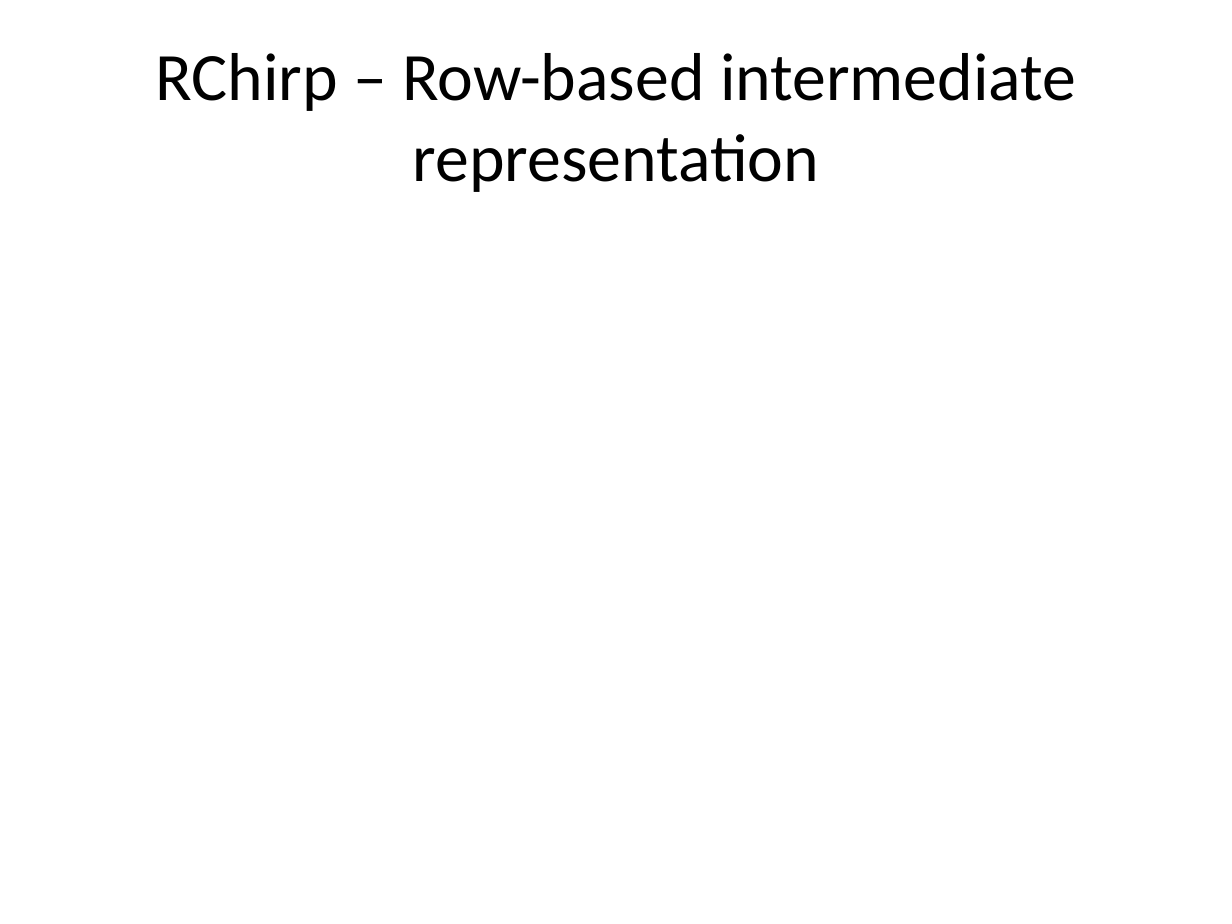
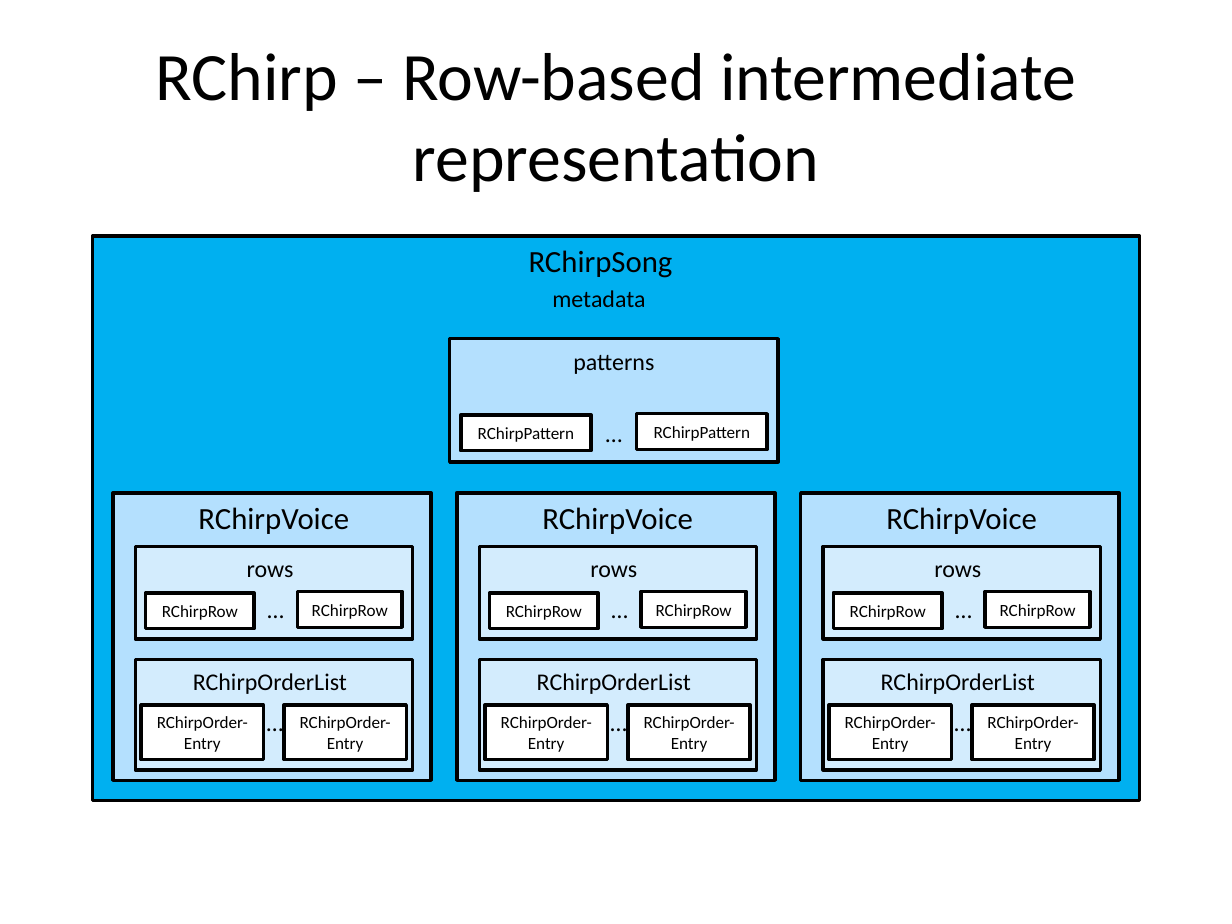
Before and after one commit to c64cryptoboy/ChiptuneSAK, a slide deck: slide 4 of docs/_images/ChiptuneSAK.pptx. Drawn at 1232x924 pixels with LibreOffice and Linux fonts; fonts in the diff are those of the drawing. Boxes give left, top, right and bottom in pixels: in the first picture for what was removed or moved away, otherwise in the second. Text is boxed around its words. In the diff, an @@ line names an element or a change of style, - is before the commit and + after.

```diff
--- a/docs/_images/ChiptuneSAK.pptx
+++ b/docs/_images/ChiptuneSAK.pptx
@@ rectangle added at [92, 237, 1140, 801], fill #00B0F0, outline #000000 2 pt @@
@@ text added at [529, 250, 673, 278], 18 pt, text #000000 @@
+RChirpSong
@@ text added at [552, 290, 645, 307], 14 pt, text #000000 @@
+metadata
@@ group added at [450, 339, 779, 462]: 3 rectangles, 2 texts @@
+patterns
+RChirpPattern
+…
+RChirpPattern
@@ group added at [113, 493, 431, 780]: 7 rectangles, 5 texts @@
+RChirpVoice
+rows
+RChirpRow
+RChirpRow
+…
+RChirpOrderList
+RChirpOrder-Entry
+…
+RChirpOrder-Entry
@@ group added at [457, 493, 775, 780]: 7 rectangles, 5 texts @@
+RChirpVoice
+rows
+RChirpRow
+RChirpRow
+…
+RChirpOrderList
+RChirpOrder-Entry
+…
+RChirpOrder-Entry
@@ group added at [801, 493, 1119, 780]: 7 rectangles, 5 texts @@
+RChirpVoice
+rows
+RChirpRow
+RChirpRow
+…
+RChirpOrderList
+RChirpOrder-Entry
+…
+RChirpOrder-Entry
```
Also in this commit, not shown: 2 other slides changed, 17 other files.
